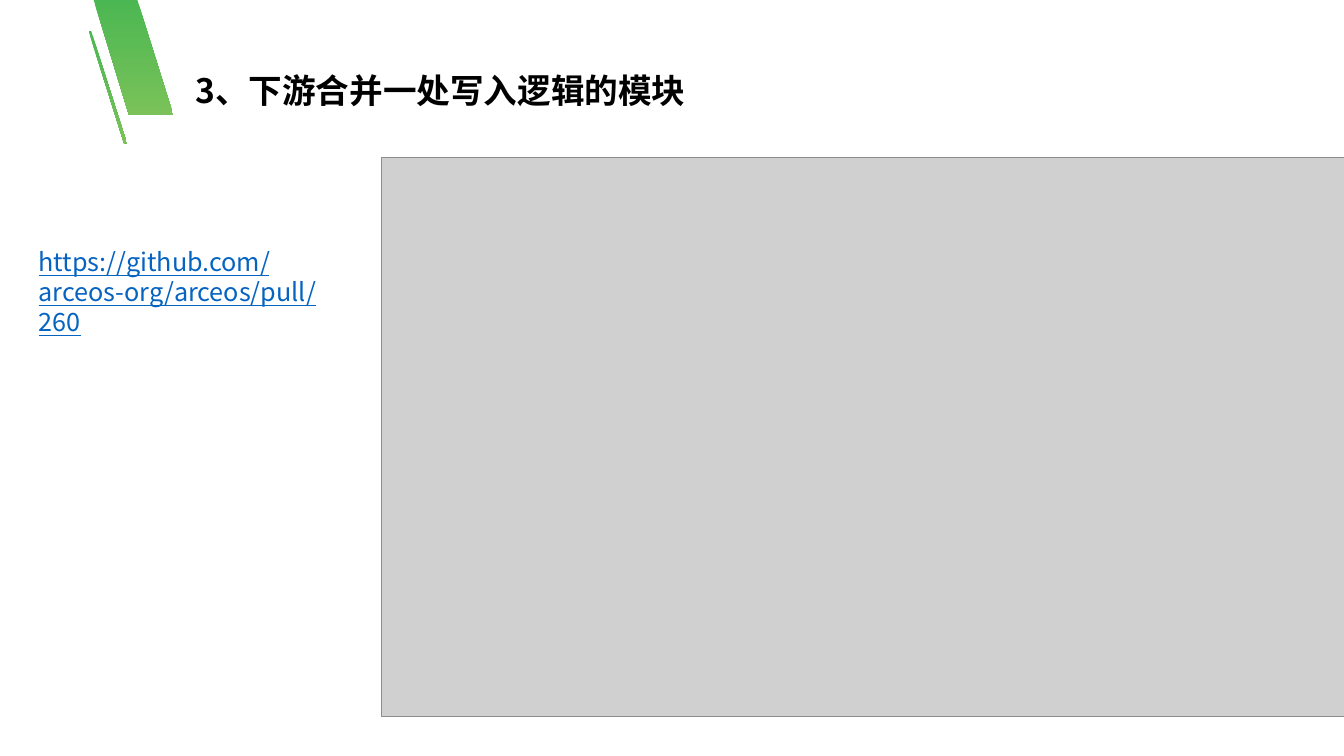
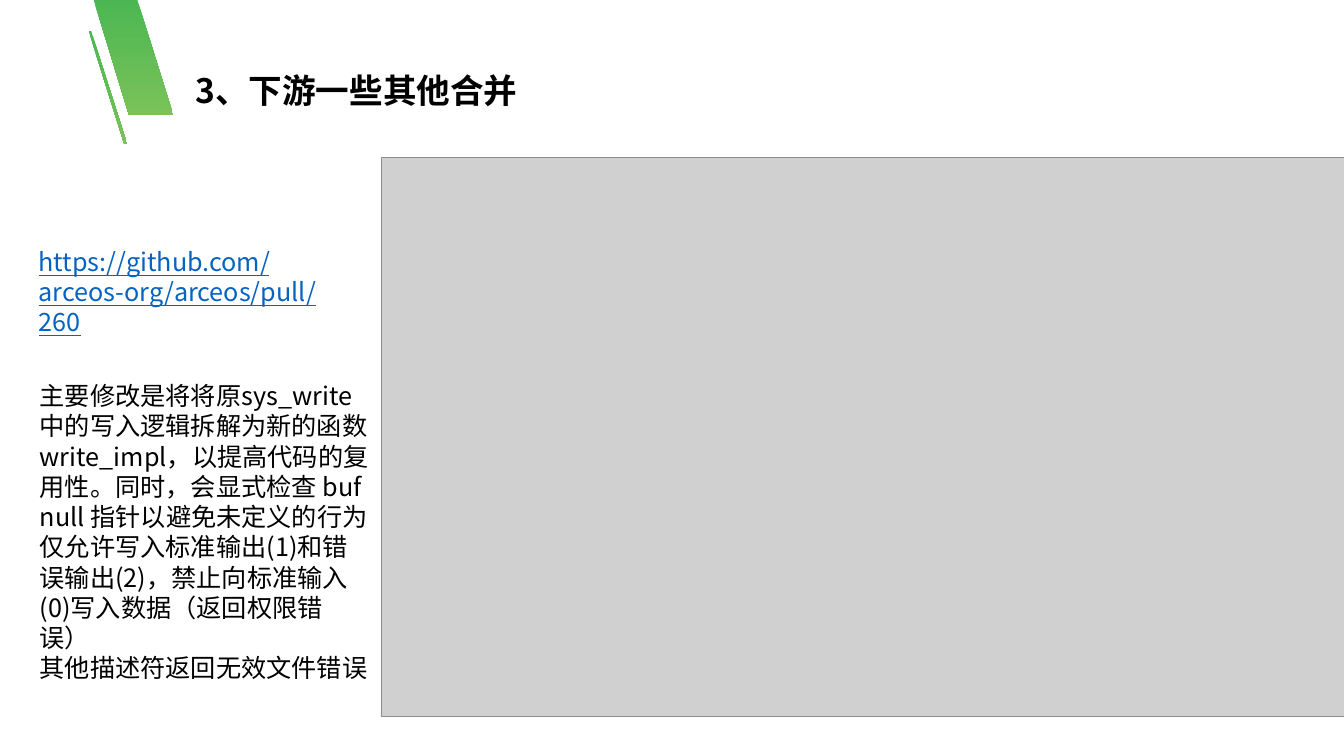
Before and after one commit to numpy1314/arceos-stage4-blog, a slide deck: slide 9 of 谢祖钧阶段四总结(1).pptx. Drawn at 1344x756 pixels with LibreOffice and Linux fonts; fonts in the diff are those of the drawing; grey boxes stand for pictures. Boxes give left, top, right and bottom in pixels: in the first picture for what was removed or moved away, otherwise in the second. Text is boxed around its words. In the diff, an @@ line names an element or a change of style, - is before the commit and + after.

```diff
--- a/谢祖钧阶段四总结(1).pptx
+++ b/谢祖钧阶段四总结(1).pptx
@@ text at (195,74,517,106): text changed @@
-3、下游合并一处写入逻辑的模块
+3、下游一些其他合并
@@ text added at (40,383,369,679), 18 pt, text #000000 @@
+主要修改是将将原sys_write中的写入逻辑拆解为新的函数write_impl，以提高代码的复用性。同时，会显式检查 buf null 指针以避免未定义的行为
+仅允许写入标准输出(1)和错误输出(2)，禁止向标准输入(0)写入数据（返回权限错误）
+其他描述符返回无效文件错误
```
Also in this commit, not shown: 3 other slides changed, 2 slides added.
